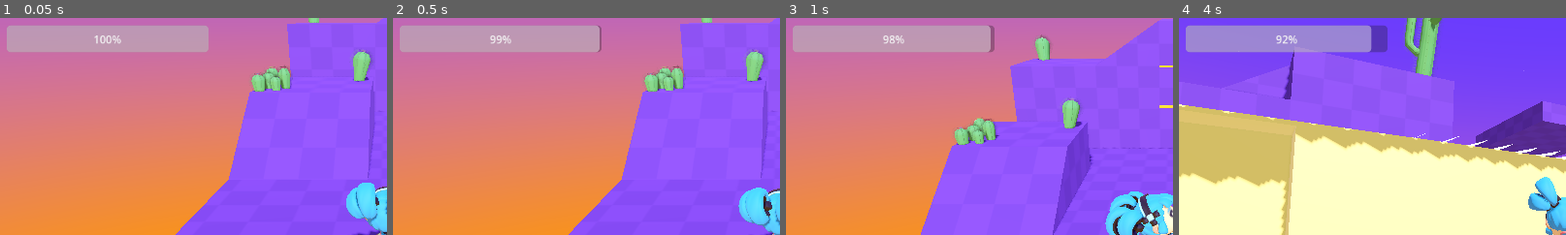
Above: before the commit, frames 1-4 (left to right).
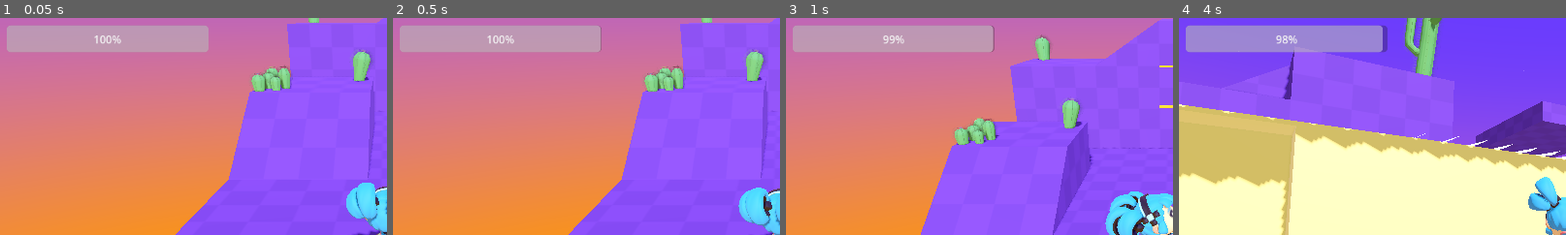
Above: after the commit, the same moments.

Repository: arturlealbs/project-shadebreak
Game: Godot game, scene res://scenes/test_level/game.tscn
The game is run twice, just before and just after one commit, with the same random seed, the same clock (stepped at 60 frames per second) and the same inputs.
Inputs (mouse positions are % of the whole screen's width and height, from its top left):
- Up to frame 1 (0.05 s): no input
- Up to frame 2 (0.5 s): no input
- Up to frame 3 (1 s): move the mouse to (72, 45) at 0.52 s; hold D (move_right) from 0.53 s (still down); hold Shift (run) from 0.53 s (still down); tap Space (jump) at 0.77 s
- Up to frame 4 (4 s): move the mouse to (30, 55) at 1.27 s; release D (move_right) at 1.28 s; release Shift (run) at 1.28 s; hold S (move_down) 1.28-2.03 s; tap 2 (aim_cam) at 1.35 s; tap Space (jump) at 1.52, 3.02, 3.77 s; tap Shift (run) at 1.55, 2.3, 3.05 s; move the mouse to (60, 28) at 2.02 s; hold D (move_right) 2.03-2.78 s; hold 3 (aim_cam_side) 2.03-2.78 s; move the mouse to (45, 70) at 2.77 s; hold W (move_up) from 2.78 s (still down); click (45, 70) at 2.85 s; move the mouse to (57, 51) at 3.52 s; hold Shift (run) from 3.53 s (still down); tap Tab (ragdoll) at 3.6 s
The pictures show only the part of the screen within x 0-50%, y 8-58%; the shares and areas given below are measured in that part.

Frame 1 is identical in both runs. In frame 2, 0.2% of the frame differs, in the area x 24-54%, y 3-16%; in frame 3, 0.1%; in frame 4, 0.4%, in the area x 26-53%, y 3-16%.

Commit message:
implemented first two minigames

Diff:
--- a/entities/player/player_3d_template.gd
+++ b/entities/player/player_3d_template.gd
@@ -7,6 +7,8 @@
 @export var o2_Bar :ProgressBar
 @export var max_H2o = 100
 @export var decay_H2o = 2.0
+@export var running_decay_H2o = 1.0
+
 @export var H2o_Bar :ProgressBar
 @export_group("Movement")
 ## Character maximum run speed on the ground in meters per second.
@@ -184,3 +186,4 @@
 		velocity = Vector3.ZERO
 		_skin.idle()
 		current_O2 = max_O2
+		current_H2o = max_H2o
--- /dev/null
+++ b/scenes/buraco.gd
@@ -0,0 +1,11 @@
+extends Button
+
+signal buraco_tapado # O manager vai escutar isso
+
+func _ready():
+	# Conecta o sinal nativo de clique ao nosso sinal customizado
+	pressed.connect(_ao_ser_clicado)
+
+func _ao_ser_clicado():
+	buraco_tapado.emit()
+	queue_free() # Remove o nó da árvore de forma segura no próximo frame
--- /dev/null
+++ b/scenes/button.gd
@@ -0,0 +1,7 @@
+extends Button
+
+signal clicado(botao,id_enviado)
+@export var id: int = 0
+
+func _pressed():
+	clicado.emit(self, id)
--- /dev/null
+++ b/scenes/button.tscn
@@ -0,0 +1,8 @@
+[gd_scene format=3 uid="uid://bbp67r78ox6hu"]
+
+[ext_resource type="Script" uid="uid://cjngj84d5qqnu" path="res://scenes/buraco.gd" id="1_mi6dp"]
+
+[node name="Button" type="Button" unique_id=1882518650]
+offset_right = 100.0
+offset_bottom = 100.0
+script = ExtResource("1_mi6dp")
--- /dev/null
+++ b/scenes/clicar_na_ordem.gd
@@ -0,0 +1,44 @@
+extends Control
+
+@export var pontuacao_total = 100
+
+var numero_de_instrucoes = 1
+var id_atual: int = 0
+var tempo = 0.0
+@onready var grid = $GridContainer
+@onready var label_instrucao = $Label
+
+
+func _ready():
+	preparar_jogo()
+
+func _process(delta: float) -> void:
+	tempo = tempo + delta
+
+func preparar_jogo():
+	id_atual = 1
+	# 1. Instancia os botões baseados no Resource
+	for child in grid.get_children():
+		child.clicado.connect(_ao_botao_clicado)
+		child.text = str(child.id)
+		numero_de_instrucoes += 1
+
+	# 2. Aleatoriza a posição na Grid
+	embaralhar_botoes()
+
+func embaralhar_botoes():
+	var botoes = grid.get_children()
+	botoes.shuffle() # Função nativa do Godot para embaralhar Arrays
+	for b in botoes:
+		grid.move_child(b, -1) # Move para o final, mudando a ordem visual na grid
+
+func _ao_botao_clicado(botao, id_recebido):
+	if(id_atual == id_recebido):
+		botao.disabled = true
+		id_atual = id_atual + 1
+		if(id_atual == numero_de_instrucoes):
+			pontuacao_total -= tempo
+			print("Voce venceu! Sua pontuaçao foi ", pontuacao_total)
+
+	else:
+		print("deu errado")
--- /dev/null
+++ b/scenes/clicar_na_ordem.tscn
@@ -0,0 +1,102 @@
+[gd_scene format=3 uid="uid://xr1l2ocrxvh1"]
+
+[ext_resource type="Script" uid="uid://i6cofusi31rj" path="res://scenes/button.gd" id="1_i2e8a"]
+[ext_resource type="Script" uid="uid://dyuh5bcygg0vg" path="res://scenes/clicar_na_ordem.gd" id="1_ksagx"]
+
+[node name="ClicarNaOrdem" type="Control" unique_id=69916150]
+layout_mode = 3
+anchors_preset = 15
+anchor_right = 1.0
+anchor_bottom = 1.0
+grow_horizontal = 2
+grow_vertical = 2
+script = ExtResource("1_ksagx")
+
+[node name="GridContainer" type="GridContainer" parent="." unique_id=1377912997]
+layout_mode = 1
+anchors_preset = 15
+anchor_right = 1.0
+anchor_bottom = 1.0
+offset_left = 73.0
+offset_top = 107.0
+offset_right = -92.0
+offset_bottom = -119.0
+grow_horizontal = 2
+grow_vertical = 2
+theme_override_constants/h_separation = 50
+theme_override_constants/v_separation = 50
+columns = 4
+
+[node name="Button" type="Button" parent="GridContainer" unique_id=147184108]
+layout_mode = 2
+size_flags_horizontal = 3
+size_flags_vertical = 3
+theme_override_font_sizes/font_size = 120
+text = "1"
+script = ExtResource("1_i2e8a")
+id = 1
+
+[node name="Button2" type="Button" parent="GridContainer" unique_id=1744397910]
+layout_mode = 2
+size_flags_horizontal = 3
+size_flags_vertical = 3
+theme_override_font_sizes/font_size = 120
+text = "2
+"
+script = ExtResource("1_i2e8a")
+id = 2
+
+[node name="Button3" type="Button" parent="GridContainer" unique_id=272605528]
+layout_mode = 2
+size_flags_horizontal = 3
+size_flags_vertical = 3
+theme_override_font_sizes/font_size = 120
+text = "3
+"
+script = ExtResource("1_i2e8a")
+id = 3
+
+[node name="Button4" type="Button" parent="GridContainer" unique_id=1861187210]
+layout_mode = 2
+size_flags_horizontal = 3
+size_flags_vertical = 3
+theme_override_font_sizes/font_size = 120
+text = "4
+"
+script = ExtResource("1_i2e8a")
+id = 4
+
+[node name="Button5" type="Button" parent="GridContainer" unique_id=859208095]
+layout_mode = 2
+size_flags_horizontal = 3
+size_flags_vertical = 3
+theme_override_font_sizes/font_size = 120
+text = "5"
+script = ExtResource("1_i2e8a")
+id = 5
+
+[node name="Button6" type="Button" parent="GridContainer" unique_id=836074372]
+layout_mode = 2
+size_flags_horizontal = 3
+size_flags_vertical = 3
+theme_override_font_sizes/font_size = 120
+script = ExtResource("1_i2e8a")
+id = 6
+
+[node name="Button7" type="Button" parent="GridContainer" unique_id=1024628527]
+layout_mode = 2
+size_flags_horizontal = 3
+size_flags_vertical = 3
+theme_override_font_sizes/font_size = 120
+text = "1"
+script = ExtResource("1_i2e8a")
+id = 7
+
+[node name="Button8" type="Button" parent="GridContainer" unique_id=1972112272]
+layout_mode = 2
+size_flags_horizontal = 3
+size_flags_vertical = 3
+theme_override_font_sizes/font_size = 120
+text = "1"
+script = ExtResource("1_i2e8a")
+id = 8
--- /dev/null
+++ b/scenes/clicar_nos_botoes.gd
@@ -0,0 +1,82 @@
+extends Control
+
+@export var buraco_scene: PackedScene
+@export var quantidade: int = 50
+@export var tentativas_maximas: int = 200 # Para evitar loop infinito
+@onready var play_area = $PlayArea
+@onready var timer = $GameTimer
+
+
+var buracos_restantes: int = 0
+
+var buracos_colocados: Array[Rect2] = []
+
+func _ready():
+	quantidade = randi_range(5, 15)
+	preparar_jogo()
+	# Conecta o sinal de timeout do Timer para a derrota
+	timer.timeout.connect(_ao_tempo_acabar)
+	print(buracos_restantes)
+
+func gerar_buracos():
+	var area_size = play_area.size
+	 # Tamanho estimado do seu buraco
+
+	for i in range(quantidade):
+		var pos_valida = false
+		var nova_pos = Vector2.ZERO
+		var buraco_scale =  randf_range(0.5, 0.9)
+		var buraco_size = Vector2(100 * buraco_scale, 100 * buraco_scale)
+
+		# Tenta encontrar uma posição que não sobreponha
+		for tentativa in range(tentativas_maximas):
+			nova_pos = Vector2(
+				randf_range(0, area_size.x - buraco_size.x),
+				randf_range(0, area_size.y - buraco_size.y)
+			)
+
+			var novo_rect = Rect2(nova_pos, buraco_size)
+			if !checar_sobreposicao(novo_rect):
+				pos_valida = true
+				buracos_colocados.append(novo_rect)
+				break
+
+		if pos_valida:
+			instanciar_buraco(nova_pos, buraco_scale)
+
+func checar_sobreposicao(novo_rect: Rect2) -> bool:
+	for rect_existente in buracos_colocados:
+		# O Godot já tem uma função nativa pra isso!
+		if novo_rect.intersects(rect_existente):
+			return true
+	return false
+
+func instanciar_buraco(pos: Vector2, buraco_scale: float):
+	var b = buraco_scene.instantiate()
+	play_area.add_child(b)
+	b.position = pos
+	b.scale = Vector2(buraco_scale, buraco_scale)
+	b.buraco_tapado.connect(_on_buraco_tapado)
+
+func preparar_jogo():
+	buracos_restantes = quantidade
+	gerar_buracos()
+
+func _on_buraco_tapado():
+	buracos_restantes -= 1
+	print(buracos_restantes)
+	if buracos_restantes <= 0:
+		vencer_jogo()
+
+func vencer_jogo():
+	timer.stop() # Para o tempo para não disparar derrota
+	print("Vitória! Rua asfaltada com sucesso.")
+	# Aqui você chamaria o sinal para fechar o minigame no mapa principal
+
+func _ao_tempo_acabar():
+	if buracos_restantes > 0:
+		perder_jogo()
+
+func perder_jogo():
+	print("Derrota! O asfalto rachou nos buracos restantes.")
+	# Feedback visual de rachadura ou som de erro
--- /dev/null
+++ b/scenes/clicar_nos_botoes.tscn
@@ -0,0 +1,32 @@
+[gd_scene format=3 uid="uid://dw470vfwmt4tj"]
+
+[ext_resource type="Script" uid="uid://dasts784nhmha" path="res://scenes/clicar_nos_botoes.gd" id="1_1g85f"]
+[ext_resource type="PackedScene" uid="uid://bbp67r78ox6hu" path="res://scenes/button.tscn" id="2_rjvyb"]
+
+[node name="ClicarNosBotoes" type="Control" unique_id=921422289]
+layout_mode = 3
+anchors_preset = 15
+anchor_right = 1.0
+anchor_bottom = 1.0
+grow_horizontal = 2
+grow_vertical = 2
+script = ExtResource("1_1g85f")
+buraco_scene = ExtResource("2_rjvyb")
+quantidade = 20
+
+[node name="PlayArea" type="Control" parent="." unique_id=1469251865]
+layout_mode = 1
+anchors_preset = 14
+anchor_top = 0.5
+anchor_right = 1.0
+anchor_bottom = 0.5
+offset_left = 72.0
+offset_top = -251.0
+offset_right = -80.0
+offset_bottom = 268.0
+grow_horizontal = 2
+grow_vertical = 2
+
+[node name="GameTimer" type="Timer" parent="." unique_id=1061326077]
+wait_time = 10.0
+autostart = true
--- a/scenes/test_level/game.tscn
+++ b/scenes/test_level/game.tscn
@@ -12,6 +12,7 @@
 transform = Transform3D(1, 0, 0, 0, 1, 0, 0, 0, 1, 2.43638, 0, -7.8513)
 decay_O2 = 0.57
 o2_Bar = NodePath("../Control/BarraO2")
+decay_H2o = 0.57
 H2o_Bar = NodePath("../Control/BarraH2o")
 wall_slide_gravity = -15.0
 wall_offset = 0.0
--- /dev/null
+++ b/scenes/test_level/map.tscn
@@ -0,0 +1,92 @@
+[gd_scene format=3 uid="uid://wurafinekqrn"]
+
+[ext_resource type="Shader" uid="uid://cdlt3ujrpad32" path="res://scenes/test_level/sky_with_stars.tres" id="1_jdtaa"]
+[ext_resource type="Texture2D" uid="uid://ca3jtautvrj1u" path="res://scenes/test_level/moon.png" id="2_3bc4f"]
+[ext_resource type="PackedScene" uid="uid://bij84ol81kcts" path="res://scenes/test_level/interactable/kill_plane/kill_plane_3d.tscn" id="3_ocm2y"]
+[ext_resource type="Material" uid="uid://da188d7yrcfr8" path="res://scenes/test_level/platforms.tres" id="10_xpwr0"]
+
+[sub_resource type="Curve" id="Curve_k4wis"]
+_data = [Vector2(0.331719, 0.0391753), 0.0, 0.0, 0, 0, Vector2(0.697336, 1), 0.51276, 0.0, 0, 0]
+point_count = 2
+
+[sub_resource type="CurveTexture" id="CurveTexture_moxc7"]
+curve = SubResource("Curve_k4wis")
+
+[sub_resource type="Gradient" id="Gradient_4p0vt"]
+offsets = PackedFloat32Array(0.784123, 1)
+colors = PackedColorArray(1, 1, 1, 1, 0, 0, 0, 1)
+
+[sub_resource type="FastNoiseLite" id="FastNoiseLite_jnnrx"]
+frequency = 0.3589
+fractal_octaves = 4
+cellular_distance_function = 2
+
+[sub_resource type="NoiseTexture2D" id="NoiseTexture2D_83fre"]
+width = 1024
+height = 1024
+generate_mipmaps = false
+noise = SubResource("FastNoiseLite_jnnrx")
+color_ramp = SubResource("Gradient_4p0vt")
+seamless = true
+
+[sub_resource type="ShaderMaterial" id="ShaderMaterial_g8ud2"]
+shader = ExtResource("1_jdtaa")
+shader_parameter/top_color = Color(0.288469, 0.182916, 1, 1)
+shader_parameter/bottom_color = Color(1, 0.46805, 0, 1)
+shader_parameter/gradient_curve = SubResource("CurveTexture_moxc7")
+shader_parameter/noise_texture = SubResource("NoiseTexture2D_83fre")
+shader_parameter/moon_texture = ExtResource("2_3bc4f")
+shader_parameter/moon_direction = Vector3(-1.095, 0.68, 1)
+shader_parameter/moon_size = 0.045
+
+[sub_resource type="Sky" id="Sky_0h0bb"]
+sky_material = SubResource("ShaderMaterial_g8ud2")
+
+[sub_resource type="Environment" id="Environment_5pwhg"]
+background_mode = 2
+sky = SubResource("Sky_0h0bb")
+ambient_light_source = 3
+ambient_light_color = Color(0.74902, 0.742654, 0.615273, 1)
+ambient_light_sky_contribution = 0.0
+tonemap_mode = 2
+tonemap_exposure = 1.05
+tonemap_white = 0.95
+ssao_enabled = true
+ssao_radius = 2.0
+ssao_intensity = 1.4
+glow_intensity = 4.98
+glow_strength = 0.26
+glow_bloom = 0.08
+glow_blend_mode = 0
+glow_hdr_threshold = 0.26
+glow_hdr_scale = 0.0
+glow_hdr_luminance_cap = 18.75
+glow_map_strength = 1.0
+fog_light_color = Color(0.843137, 0.737255, 0.329412, 1)
+fog_density = 0.0
+fog_aerial_perspective = 1.0
+fog_sky_affect = 0.0
+fog_height_density = 0.1
+volumetric_fog_density = 0.01
+volumetric_fog_albedo = Color(0.843137, 0.737255, 0.329412, 1)
+volumetric_fog_emission = Color(0.843137, 0.737255, 0.329412, 1)
+
+[node name="Level" type="Node3D" unique_id=62490946]
+
+[node name="WorldEnvironment" type="WorldEnvironment" parent="." unique_id=1779301097]
+environment = SubResource("Environment_5pwhg")
+
+[node name="DirectionalLight3D" type="DirectionalLight3D" parent="." unique_id=75750906]
+transform = Transform3D(-0.327016, 0.941731, -0.0787648, 0.688764, 0.294578, 0.662441, 0.647044, 0.162378, -0.744962, -47.2295, 26.8832, -28.0205)
+light_energy = 0.53
+shadow_enabled = true
+directional_shadow_max_distance = 40.0
+
+[node name="KillPlane" parent="." unique_id=675451101 instance=ExtResource("3_ocm2y")]
+transform = Transform3D(0.707107, 0, -0.707107, 0, 1, 0, 0.707107, 0, 0.707107, -55.25, -17.7152, -20)
+
+[node name="CSGBox3D2" type="CSGBox3D" parent="." unique_id=1235217728]
+transform = Transform3D(1, 0, 0, 0, 1, 0, 0, 0, 1, -22.3844, -9.5, -45.96045)
+material_override = ExtResource("10_xpwr0")
+use_collision = true
+size = Vector3(58.7688, 19, 51.9209)
Not shown, added: scenes/buraco.gd.uid
Not shown, added: scenes/button.gd.uid
Not shown, added: scenes/clicar_na_ordem.gd.uid
Not shown, added: scenes/clicar_nos_botoes.gd.uid
Binary file added: scenes/escola.glb
Not shown, added: scenes/escola.glb.import
